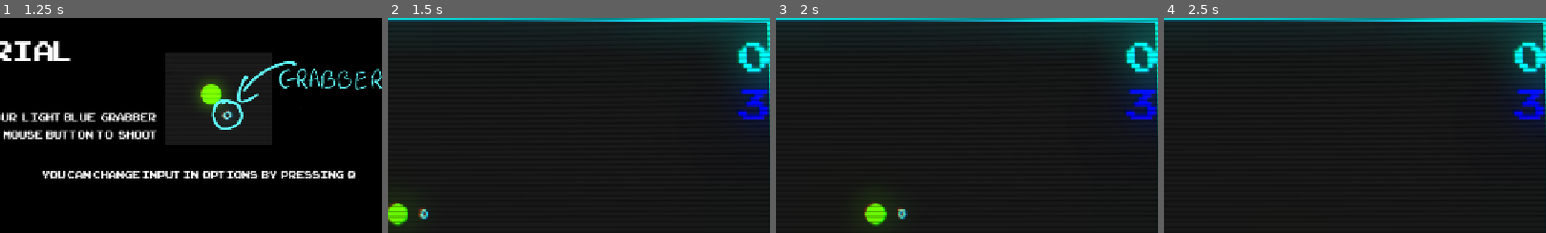
Above: before the commit, frames 1-4 (left to right).
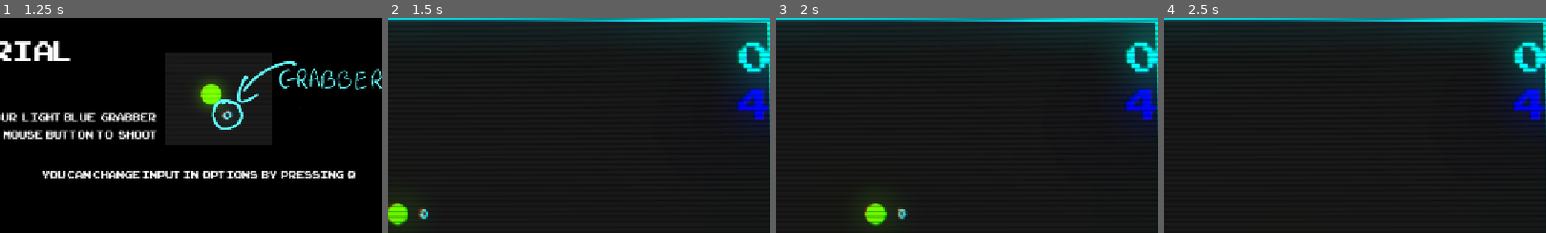
Above: after the commit, the same moments.

Repository: ktosox/GWJ80
Game: Godot game, scene res://level/home.tscn
Two runs of this game, one before a commit and one after it. Both use one fixed random seed, a clock stepped at 60 frames per second and the inputs below.
Inputs (mouse positions are % of the whole screen's width and height, from its top left):
- Up to frame 1 (1.25 s): click "Play" at 0.5 s
- Up to frame 2 (1.5 s): tap Enter (tutorial_exit) at 1.25 s; move the mouse to (72, 45) at 1.27 s; press the mouse at (72, 45) at 1.28 s; hold D (right) from 1.28 s (still down)
- Up to frame 3 (2 s): keep holding D (right)
- Up to frame 4 (2.5 s): move the mouse to (30, 55) at 2.02 s; release D (right) at 2.03 s; release the mouse at (30, 55) at 2.03 s; hold Down (down) from 2.03 s (still down); click (30, 55) at 2.1 s
The pictures show only the part of the screen within x 50-100%, y 0-50%; the shares and areas given below are measured in that part.

Frame 1 is identical in both runs. In frame 2, 0.7% of the frame differs, in the area x 91-100%, y 32-48%; in frame 3, 0.7%; in frame 4, 0.7%.

Commit message:
death animation changes

Diff:
--- a/Game/Global/game_manager.gd
+++ b/Game/Global/game_manager.gd
@@ -56,6 +56,10 @@
 	current_health = new_health
 	emit_signal("health_changed",current_health)
 
+func freeze_screen(timeToFreeze:float):
+	get_tree().paused = true
+	await get_tree().create_timer(timeToFreeze).timeout
+	get_tree().paused = false
 
 func lose_game():
 
@@ -63,6 +67,8 @@
 		Global.high_score = current_score
 		Global.save_game()
 	emit_signal("game_over")
+	freeze_screen(1.0)
+	AudioManager.stop("music")
 	await get_tree().create_timer(3).timeout
 	get_tree().current_scene.lose = true
 
--- a/Game/enemy/enemy_creation_screen.tscn
+++ b/Game/enemy/enemy_creation_screen.tscn
@@ -1,12 +1,16 @@
-[gd_scene load_steps=4 format=3 uid="uid://coj5ey4dg7nfx"]
+[gd_scene load_steps=5 format=3 uid="uid://coj5ey4dg7nfx"]
 
 [ext_resource type="Script" uid="uid://csia02rgrimdu" path="res://enemy/enemy_creation_screen.gd" id="1_c354p"]
+[ext_resource type="PackedScene" uid="uid://d27f70diafnal" path="res://enemy/enemy_core.tscn" id="2_1s88w"]
 [ext_resource type="Script" uid="uid://dgc4xuxpcq0o8" path="res://enemy/enemy_package.gd" id="2_nlgto"]
 
 [sub_resource type="Resource" id="Resource_1s88w"]
 script = ExtResource("2_nlgto")
 ID = 0
 walk_speed = 90
+health = 3
+enemy_core = ExtResource("2_1s88w")
+spawn_pick_up = false
 walker_type = 1
 shooter_type = 1
 guns = Array[PackedScene]([])
--- a/Game/player/grabby_player_gun.tscn
+++ b/Game/player/grabby_player_gun.tscn
@@ -9,6 +9,21 @@
 random_pitch = 1.07
 streams_count = 1
 stream_0/stream = ExtResource("3_slmqo")
+
+[sub_resource type="Animation" id="Animation_slmqo"]
+length = 0.001
+tracks/0/type = "value"
+tracks/0/imported = false
+tracks/0/enabled = true
+tracks/0/path = NodePath("VisualPart:position")
+tracks/0/interp = 1
+tracks/0/loop_wrap = true
+tracks/0/keys = {
+"times": PackedFloat32Array(0),
+"transitions": PackedFloat32Array(1),
+"update": 0,
+"values": [Vector2(0, 0)]
+}
 
 [sub_resource type="Animation" id="Animation_rg56g"]
 resource_name = "new_animation"
@@ -24,21 +39,6 @@
 "transitions": PackedFloat32Array(0.5, 1),
 "update": 0,
 "values": [Vector2(10, 0), Vector2(0, 0)]
-}
-
-[sub_resource type="Animation" id="Animation_slmqo"]
-length = 0.001
-tracks/0/type = "value"
-tracks/0/imported = false
-tracks/0/enabled = true
-tracks/0/path = NodePath("VisualPart:position")
-tracks/0/interp = 1
-tracks/0/loop_wrap = true
-tracks/0/keys = {
-"times": PackedFloat32Array(0),
-"transitions": PackedFloat32Array(1),
-"update": 0,
-"values": [Vector2(0, 0)]
 }
 
 [sub_resource type="AnimationLibrary" id="AnimationLibrary_q5jmc"]
--- a/Game/player/player.gd
+++ b/Game/player/player.gd
@@ -42,8 +42,8 @@
 		$DamageAnimator.play("damage")
 		emit_signal("player_got_hit",-1)
 
-
 func on_death_detected():
+	$AudioComponent.play()
 	$DamageAnimator.stop()
 	$DamageAnimator.play("death")
 
--- a/Game/player/player.tscn
+++ b/Game/player/player.tscn
@@ -7,8 +7,10 @@
 [ext_resource type="AudioStream" uid="uid://bygki10hkju7g" path="res://player/player_hit.wav" id="4_boad6"]
 [ext_resource type="Texture2D" uid="uid://xbkisvgjxf3m" path="res://pick_up/shield_pickup.png" id="4_qjkh3"]
 [ext_resource type="Script" uid="uid://df377qirbaqj5" path="res://player/damage_animator.gd" id="4_yw30f"]
+[ext_resource type="AudioStream" uid="uid://dnbdnfod66ys3" path="res://player/bang_with_cracks.ogg" id="7_2ieo8"]
 [ext_resource type="Script" uid="uid://bbes6ar5omrng" path="res://player/shield_animator.gd" id="7_boad6"]
 [ext_resource type="PackedScene" uid="uid://dbnyrqfcg7nv7" path="res://player/grabby_player_gun.tscn" id="10_8t03j"]
+[ext_resource type="Script" uid="uid://dd5er6byi7rti" path="res://Global/audio_manager/audio_component.gd" id="11_ebec5"]
 
 [sub_resource type="CircleShape2D" id="CircleShape2D_rkbax"]
 radius = 22.0
@@ -39,6 +41,18 @@
 "update": 1,
 "values": [ExtResource("1_rkbax")]
 }
+tracks/2/type = "value"
+tracks/2/imported = false
+tracks/2/enabled = true
+tracks/2/path = NodePath("GreenCircle:modulate")
+tracks/2/interp = 1
+tracks/2/loop_wrap = true
+tracks/2/keys = {
+"times": PackedFloat32Array(0),
+"transitions": PackedFloat32Array(1),
+"update": 0,
+"values": [Color(1, 1, 1, 1)]
+}
 
 [sub_resource type="Animation" id="Animation_rkbax"]
 resource_name = "damage"
@@ -65,7 +79,7 @@
 tracks/0/interp = 1
 tracks/0/loop_wrap = true
 tracks/0/keys = {
-"times": PackedFloat32Array(0),
+"times": PackedFloat32Array(0.0666667),
 "transitions": PackedFloat32Array(1),
 "values": [{
 "args": [],
@@ -79,7 +93,7 @@
 tracks/1/interp = 1
 tracks/1/loop_wrap = true
 tracks/1/keys = {
-"times": PackedFloat32Array(0),
+"times": PackedFloat32Array(0.0333333),
 "transitions": PackedFloat32Array(1),
 "update": 1,
 "values": [null]
@@ -91,7 +105,7 @@
 tracks/2/interp = 1
 tracks/2/loop_wrap = true
 tracks/2/keys = {
-"times": PackedFloat32Array(0),
+"times": PackedFloat32Array(0.0333333),
 "transitions": PackedFloat32Array(1),
 "update": 0,
 "values": [Color(1, 1, 1, 1)]
@@ -103,10 +117,24 @@
 tracks/3/interp = 1
 tracks/3/loop_wrap = true
 tracks/3/keys = {
-"times": PackedFloat32Array(-0.0333333),
+"times": PackedFloat32Array(0),
 "transitions": PackedFloat32Array(1),
 "update": 0,
 "values": [Color(1, 1, 1, 0)]
+}
+tracks/4/type = "method"
+tracks/4/imported = false
+tracks/4/enabled = true
+tracks/4/path = NodePath("AudioComponent")
+tracks/4/interp = 1
+tracks/4/loop_wrap = true
+tracks/4/keys = {
+"times": PackedFloat32Array(0.0333333),
+"transitions": PackedFloat32Array(1),
+"values": [{
+"args": [],
+"method": &"play"
+}]
 }
 
 [sub_resource type="AnimationLibrary" id="AnimationLibrary_yw30f"]
@@ -252,6 +280,12 @@
 }
 script = ExtResource("4_yw30f")
 spritesRendered = 5
+
+[node name="AudioComponent" type="Node" parent="."]
+script = ExtResource("11_ebec5")
+signal_name = "on_death_detected"
+audio = ExtResource("7_2ieo8")
+metadata/_custom_type_script = "uid://dd5er6byi7rti"
 
 [node name="ShieldAnimator" type="AnimationPlayer" parent="."]
 libraries = {
--- a/Game/visuals/stunt_circle.tscn
+++ b/Game/visuals/stunt_circle.tscn
@@ -10,6 +10,8 @@
 scale = Vector2(0.035, 0.035)
 texture = ExtResource("1_1agsa")
 script = ExtResource("2_ipx2s")
+minimumDeathAnimationMomentum = 0
+maximumDeathAnimationMomentum = 999
 vacuumAnimationSpeed = 200
 
 [node name="deletionAreaCollider" type="Area2D" parent="."]
Not shown: 1 places in Game/player/player.tscn that only renumber resources
Not shown, changed: Game/savegame.bin
